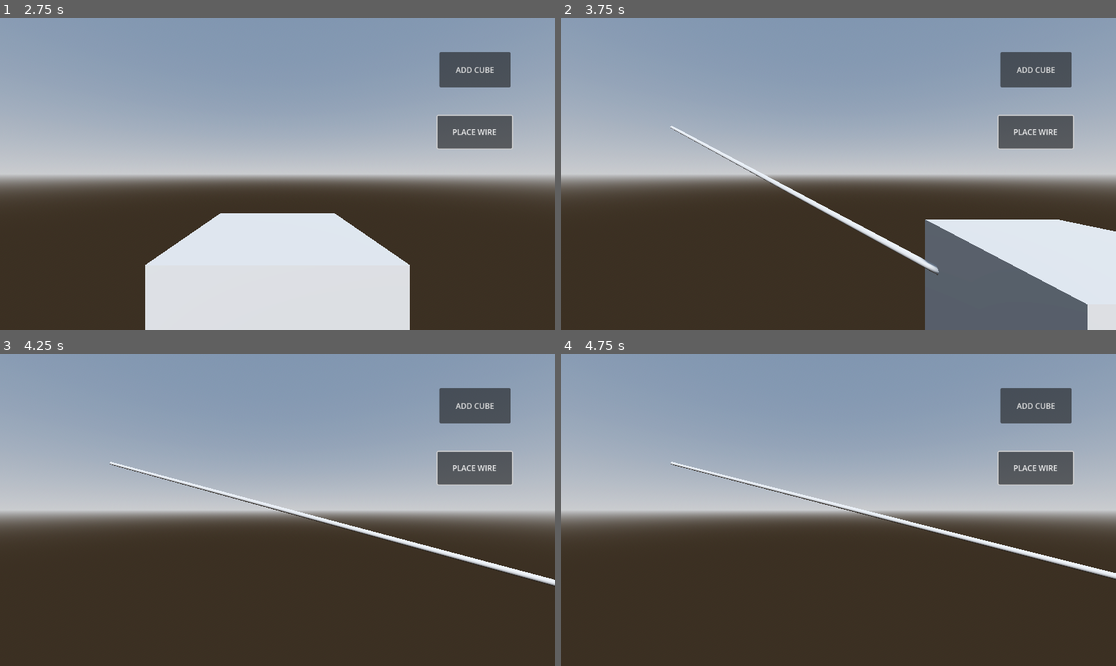
Above: before the commit, frames 1-4 (two rows, left to right).
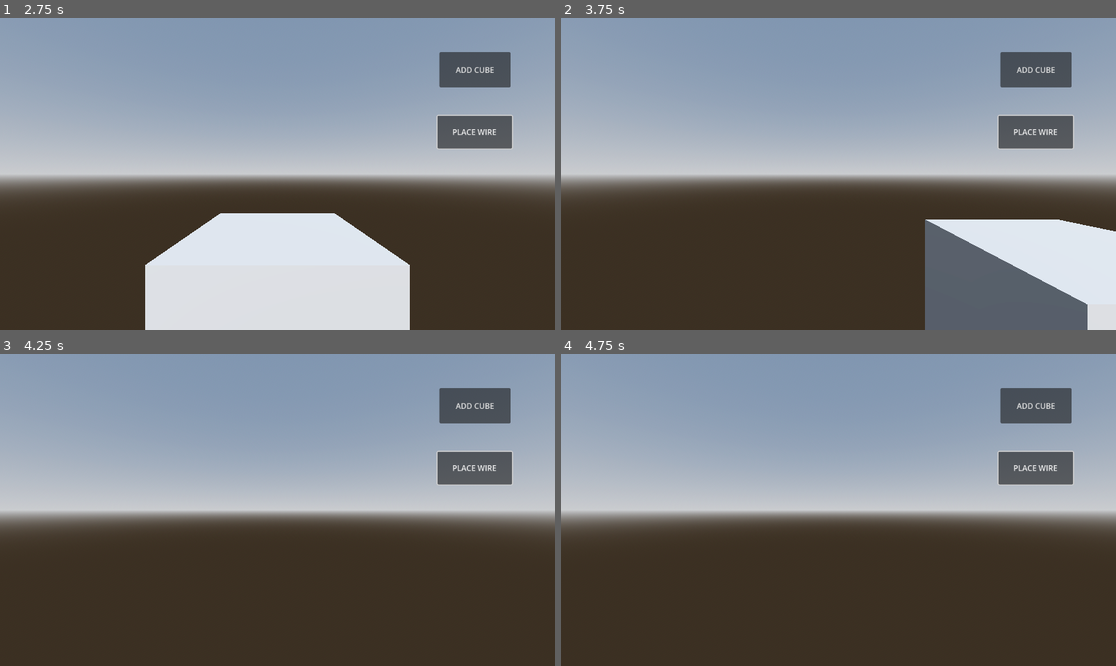
Above: after the commit, the same moments.

Repository: dhruvchadha2212/new-game-project
Game: Godot game, scene res://scenes/Main.tscn
Two runs of this game, one before a commit and one after it. Both use one fixed random seed, a clock stepped at 60 frames per second and the inputs below.
Inputs (mouse positions are in pixels of both pictures, inside the frame that each line leads up to):
- Up to frame 1 (2.75 s): click "ADD CUBE" at 0.5 s; click "PLACE WIRE" at 1.25 s; tap Enter at 2 s; move the mouse to (249, 236) at 2.02 s; hold W from 2.03 s (still down); tap Q at 2.1 s; click (249, 236) at 2.17 s
- Up to frame 2 (3.75 s): release W at 2.75 s; drag from (1005, 220) to (810, 236) at 2.77 s; tap Space at 3.5 s; move the mouse to (672, 127) at 3.52 s; hold A from 3.53 s (still down); tap Shift at 3.6 s; click (672, 127) at 3.67 s
- Up to frame 3 (4.25 s): keep holding A
- Up to frame 4 (4.75 s): release A at 4.25 s; drag from (866, 510) to (672, 463) at 4.27 s

Frame 1 is identical in both runs. In frame 2, 0.8% of the frame differs, in the area x 19-69%, y 34-83%; in frame 3, 1.1%, in the area x 19-100%, y 34-75%; in frame 4, 1.1%.

Commit message:
added wire movement with cube

Diff:
--- a/scenes/Cube.tscn
+++ b/scenes/Cube.tscn
@@ -1,6 +1,6 @@
 [gd_scene load_steps=4 format=3 uid="uid://ddppfk6w8r3gh"]
 
-[ext_resource type="Script" uid="uid://bhj42c80nr4hn" path="res://scripts/cube_mover.gd" id="1_7u18d"]
+[ext_resource type="Script" uid="uid://bhj42c80nr4hn" path="res://scripts/cube_behaviour.gd" id="1_7u18d"]
 
 [sub_resource type="BoxShape3D" id="BoxShape3D_7u18d"]
 
--- a/scenes/Main.tscn
+++ b/scenes/Main.tscn
@@ -48,6 +48,7 @@
 
 [node name="WireContainer" type="Node" parent="."]
 
-[node name="DragManager" type="Node3D" parent="."]
+[node name="DragManager" type="Node3D" parent="." node_paths=PackedStringArray("wire_container")]
 script = ExtResource("5_vcsgt")
 wire_scene = ExtResource("6_c01mt")
+wire_container = NodePath("../WireContainer")
--- a/scenes/Wire.tscn
+++ b/scenes/Wire.tscn
@@ -1,6 +1,6 @@
 [gd_scene load_steps=2 format=3 uid="uid://cvrfd0srpcl8o"]
 
-[ext_resource type="Script" uid="uid://dcno8ul6yc2fp" path="res://scripts/wire.gd" id="1_7ife0"]
+[ext_resource type="Script" uid="uid://dcno8ul6yc2fp" path="res://scripts/wire_behaviour.gd" id="1_7ife0"]
 
 [node name="Wire" type="Node3D"]
 script = ExtResource("1_7ife0")
--- /dev/null
+++ b/scripts/cube_behaviour.gd
@@ -0,0 +1,40 @@
+extends StaticBody3D
+
+var camera: Camera3D
+var dragging = false
+var connected_wires = []
+
+func add_wire(wire):
+	connected_wires.append(wire)
+
+func on_drag_start():
+	dragging = true
+
+func on_drag_end():
+	dragging = false
+
+func _process(delta):
+	if dragging:
+		_move_cube()
+		_move_attached_wires()
+
+func _move_cube():
+	var mouse_pos = get_viewport().get_mouse_position()
+	var from = camera.project_ray_origin(mouse_pos)
+	var dir = camera.project_ray_normal(mouse_pos)
+
+	if dir.y != 0:
+		var t = -from.y / dir.y
+		var intersection = from + dir * t
+
+		# Snap to 1 meter grid
+		var snapped_pos = Vector3(
+			round(intersection.x),
+			0,
+			round(intersection.z)
+		)
+		global_position = snapped_pos
+
+func _move_attached_wires():
+	for wire in connected_wires:
+		wire.update_cylinder(wire.start_cube.global_position, wire.end_cube.global_position)
--- a/scripts/cube_mover.gd
+++ /dev/null
@@ -1,29 +0,0 @@
-extends StaticBody3D
-
-var camera: Camera3D
-
-var dragging = false
-
-func on_drag_start():
-	dragging = true
-
-func on_drag_end():
-	dragging = false
-
-func _process(delta):
-	if dragging:
-		var mouse_pos = get_viewport().get_mouse_position()
-		var from = camera.project_ray_origin(mouse_pos)
-		var dir = camera.project_ray_normal(mouse_pos)
-
-		if dir.y != 0:
-			var t = -from.y / dir.y
-			var intersection = from + dir * t
-
-			# Snap to 1 meter grid
-			var snapped_pos = Vector3(
-				round(intersection.x),
-				0,
-				round(intersection.z)
-			)
-			global_position = snapped_pos
--- a/scripts/drag_manager.gd
+++ b/scripts/drag_manager.gd
@@ -2,18 +2,18 @@
 
 @onready var camera: Camera3D = %Camera3D
 @export var wire_scene: PackedScene
-
+@export var wire_container: Node
 var dragged_object: Node = null
 var active_wire = null
 
 func _unhandled_input(event):
 	if event is InputEventMouseButton and event.button_index == MOUSE_BUTTON_LEFT:
 		if Globals.current_mode == Globals.InteractionMode.DRAG:
-			toggle_draggability_of_clicked_cube(event)
+			toggle_cube_drag(event)
 		if Globals.current_mode ==  Globals.InteractionMode.PLACE_WIRE:
 			toggle_wire_placement(event)
 
-func toggle_draggability_of_clicked_cube(event):
+func toggle_cube_drag(event):
 	if event.pressed:
 		var raycast_result = raycast_from_mouse()
 		if raycast_result and raycast_result.collider:
@@ -29,13 +29,11 @@
 		var raycast_result = raycast_from_mouse()
 		if raycast_result and raycast_result.collider:
 			if active_wire == null:
-				# First click: create wire and start placing
 				active_wire = wire_scene.instantiate()
-				add_child(active_wire)
-				active_wire.start_wire(raycast_result.collider, camera)
+				wire_container.add_child(active_wire)
+				active_wire.fix_wire_start(raycast_result.collider, camera)
 			else:
-				# Second click: finalize and reset
-				active_wire.finalize_wire(raycast_result.collider)
+				active_wire.fix_wire_end(raycast_result.collider)
 				active_wire = null
 
 func raycast_from_mouse():
--- a/scripts/wire.gd
+++ b/scripts/wire_behaviour.gd
@@ -3,7 +3,7 @@
 var start_cube: Node = null
 var end_cube: Node = null
 var camera: Camera3D
-var placing = false
+var dragging = false
 
 var mesh_instance: MeshInstance3D = null
 
@@ -12,23 +12,32 @@
 	mesh_instance.mesh = CylinderMesh.new()
 	add_child(mesh_instance)
 
-func start_wire(cube: Node, cam: Camera3D):
+func fix_wire_start(cube: Node, cam: Camera3D):
 	start_cube = cube
 	camera = cam
-	placing = true
+	dragging = true
 
 func _process(delta):
-	if placing:
+	if dragging:
 		var mouse_pos = get_viewport().get_mouse_position()
 		var origin = camera.project_ray_origin(mouse_pos)
 		var direction = camera.project_ray_normal(mouse_pos)
-		var end_pos = origin + direction * 5.0  # adjust depth as needed
+		var end_pos: Vector3
+		if direction.y != 0:
+			# Ray-plane intersection with ground (Y=0)
+			var t = -origin.y / direction.y
+			end_pos = origin + direction * t
+		else:
+			# Fallback: straight in front of camera if ray is parallel
+			end_pos = origin + direction * 5.0
 		update_cylinder(start_cube.global_position, end_pos)
 
-func finalize_wire(cube: Node):
+func fix_wire_end(cube: Node):
 	end_cube = cube
-	placing = false
+	dragging = false
 	update_cylinder(start_cube.global_position, end_cube.global_position)
+	start_cube.add_wire(self)
+	end_cube.add_wire(self)
 
 func update_cylinder(start_pos: Vector3, end_pos: Vector3):
 	var mid_point = (start_pos + end_pos) * 0.5
Renamed: scripts/cube_mover.gd.uid -> scripts/cube_behaviour.gd.uid
Renamed: scripts/wire.gd.uid -> scripts/wire_behaviour.gd.uid
